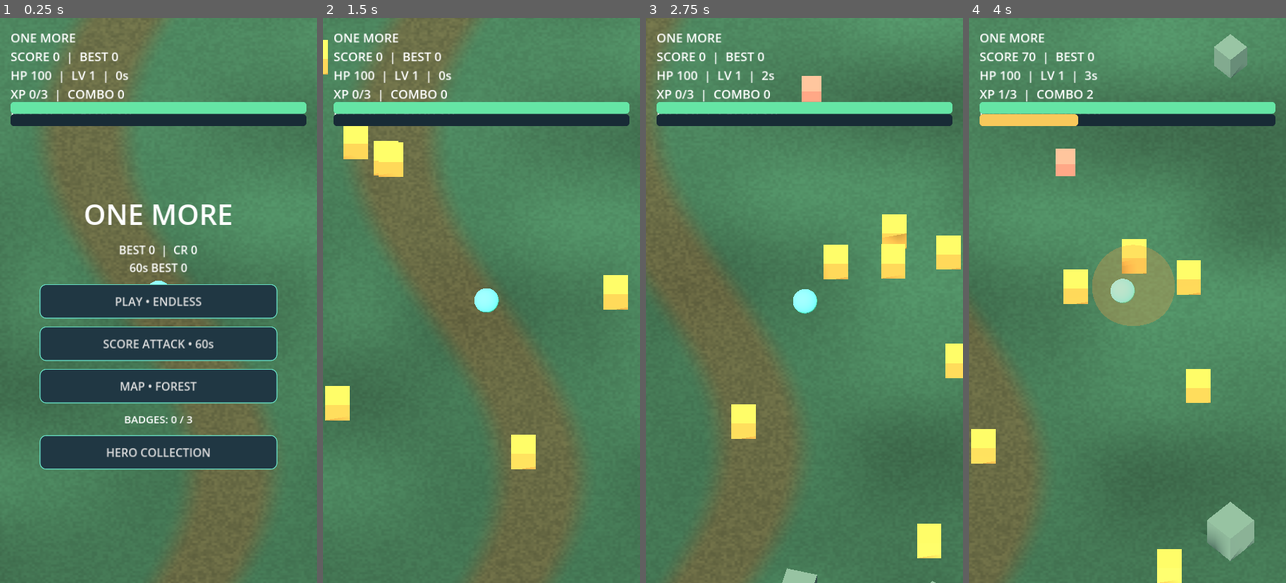
Above: before the commit, frames 1-4 (left to right).
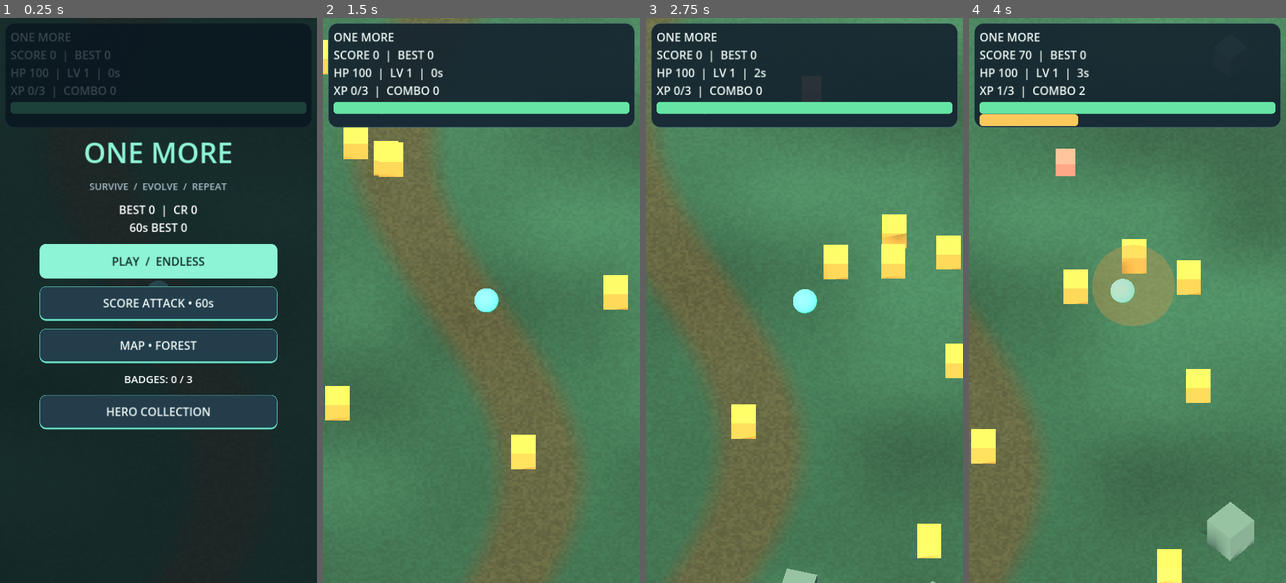
Above: after the commit, the same moments.

Repository: gemini13334-beep/---
Game: Godot game, scene res://main.tscn
The game is run twice, just before and just after one commit, with the same random seed, the same clock (stepped at 60 frames per second) and the same inputs.
Inputs (mouse positions are in pixels of both pictures, inside the frame that each line leads up to):
- Up to frame 1 (0.25 s): no input
- Up to frame 2 (1.5 s): click "SCORE ATTACK • 60s" at 0.5 s; tap Enter at 1.25 s; move the mouse to (551, 272) at 1.27 s; hold Right (ui_right) from 1.28 s (still down); click (551, 272) at 1.42 s
- Up to frame 3 (2.75 s): release Right (ui_right) at 2 s; drag from (741, 328) to (788, 413) at 2.02 s
- Up to frame 4 (4 s): move the mouse to (1159, 176) at 2.77 s; hold Right (ui_right) 2.78-3.5 s; click (1159, 176) at 2.92 s; drag from (1111, 413) to (1032, 215) at 3.52 s

The runs differ from the first frame. In frame 1, 90% of the frame differs, in the area x 0-100%, y 0-100%; in frame 2, 14%; in frame 3, 14%; in frame 4, 14%.

Commit message:
Refine mobile menu hierarchy and HUD contrast

Diff:
--- a/one-more/arena.gd
+++ b/one-more/arena.gd
@@ -208,16 +208,35 @@
 var hero_visual: Node3D
 const PALETTE = ["#62f5c5","#8caee9","#ff7043","#b998ff","#e2b45d","#72e5ff"]
 
+var hud_panel: Panel
+var menu_scrim: ColorRect
+
+func ui_panel(layer: CanvasLayer, pos: Vector2, dimensions: Vector2) -> Panel:
+	var panel := Panel.new()
+	panel.position = pos
+	panel.size = dimensions
+	panel.mouse_filter = Control.MOUSE_FILTER_IGNORE
+	var style := StyleBoxFlat.new()
+	style.bg_color = Color("#14232ee8")
+	style.border_color = Color("#416475")
+	style.set_border_width_all(1)
+	style.set_corner_radius_all(20)
+	panel.add_theme_stylebox_override("panel",style)
+	layer.add_child(panel)
+	return panel
+
 func style_button(btn: Button) -> void:
 	for state in ["normal","hover","pressed","disabled"]:
 		var style := StyleBoxFlat.new()
-		style.bg_color = Color("#203743") if state == "normal" else Color("#365b68")
+		style.bg_color = Color("#233d4b") if state == "normal" else Color("#365b68")
 		if state == "disabled":
 			style.bg_color = Color("#273038")
 		style.border_color = Color("#65d9c0")
-		style.set_border_width_all(2)
+		style.set_border_width_all(1)
+		style.border_width_bottom = 4
 		style.set_corner_radius_all(14)
 		btn.add_theme_stylebox_override(state,style)
+	btn.add_theme_color_override("font_color",Color("#edf8f5"))
 
 func apply_hero_art() -> void:
 	for child in hero.get_children():
@@ -304,11 +323,13 @@
 
 func show_collection() -> void:
 	menu.hide()
+	menu_scrim.show()
 	collection.show()
 	refresh_collection()
 
 func show_menu() -> void:
 	collection.hide()
+	menu_scrim.show()
 	menu.show()
 	refresh_collection()
 
@@ -528,10 +549,12 @@
 	camera.current = true
 	var layer := CanvasLayer.new()
 	add_child(layer)
+	hud_panel = ui_panel(layer,Vector2(12,12),Vector2(696,236))
 	hud = Label.new()
 	layer.add_child(hud)
 	hud.position = Vector2(24,24)
-	hud.add_theme_font_size_override("font_size",28)
+	hud.add_theme_font_size_override("font_size",26)
+	hud.add_theme_color_override("font_color",Color("#eef8f5"))
 	hp_bar = make_bar(layer,190,Color("#65e5a5"))
 	xp_bar = make_bar(layer,218,Color("#f9c95b"))
 	retry = Button.new()
@@ -542,20 +565,37 @@
 	retry.text = "PLAY • ONE MORE"
 	retry.pressed.connect(start)
 	retry.hide()
+	menu_scrim = ColorRect.new()
+	menu_scrim.color = Color("#08141dc9")
+	menu_scrim.size = Vector2(720,1280)
+	menu_scrim.mouse_filter = Control.MOUSE_FILTER_IGNORE
+	layer.add_child(menu_scrim)
 	menu = VBoxContainer.new()
 	layer.add_child(menu)
-	menu.position = Vector2(90,400)
+	menu.position = Vector2(90,260)
 	menu.add_theme_constant_override("separation",18)
 	var title := Label.new()
 	title.text = "ONE MORE"
 	title.horizontal_alignment = HORIZONTAL_ALIGNMENT_CENTER
 	title.add_theme_font_size_override("font_size",64)
 	menu.add_child(title)
+	title.add_theme_color_override("font_color",Color("#8df4d5"))
+	var subtitle := Label.new()
+	subtitle.text = "SURVIVE  /  EVOLVE  /  REPEAT"
+	subtitle.horizontal_alignment = HORIZONTAL_ALIGNMENT_CENTER
+	subtitle.add_theme_font_size_override("font_size",22)
+	subtitle.add_theme_color_override("font_color",Color("#a8becb"))
+	menu.add_child(subtitle)
 	result_label = Label.new()
 	result_label.horizontal_alignment = HORIZONTAL_ALIGNMENT_CENTER
 	result_label.add_theme_font_size_override("font_size",26)
 	menu.add_child(result_label)
-	menu_button(menu,"PLAY • ENDLESS",start)
+	var play := menu_button(menu,"PLAY  /  ENDLESS",start)
+	var primary := StyleBoxFlat.new()
+	primary.bg_color = Color("#8df4d5")
+	primary.set_corner_radius_all(14)
+	play.add_theme_stylebox_override("normal",primary)
+	play.add_theme_color_override("font_color",Color("#102b29"))
 	menu_button(menu,"SCORE ATTACK • 60s",sprint)
 	biome_button = menu_button(menu,"MAP • FOREST",cycle_biome)
 	achievements = Label.new()
@@ -678,6 +718,7 @@
 	finger = -1
 	direction = Vector2.ZERO
 	running = true
+	menu_scrim.hide()
 	retry.hide()
 	menu.hide()
 	collection.hide()
